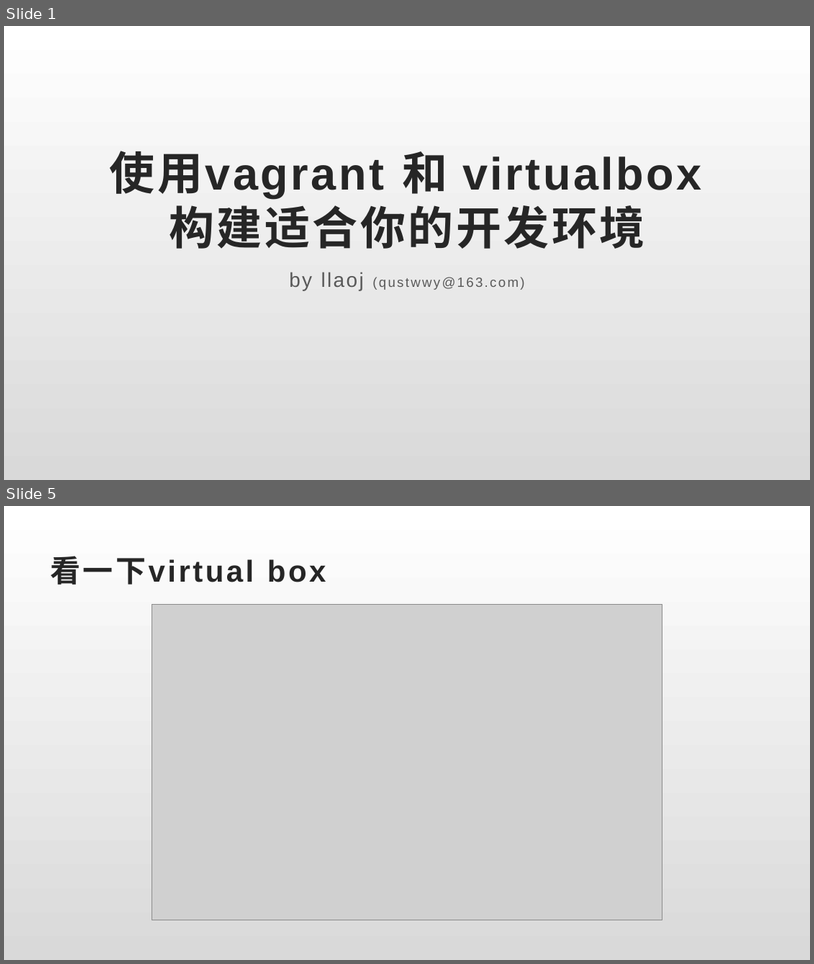
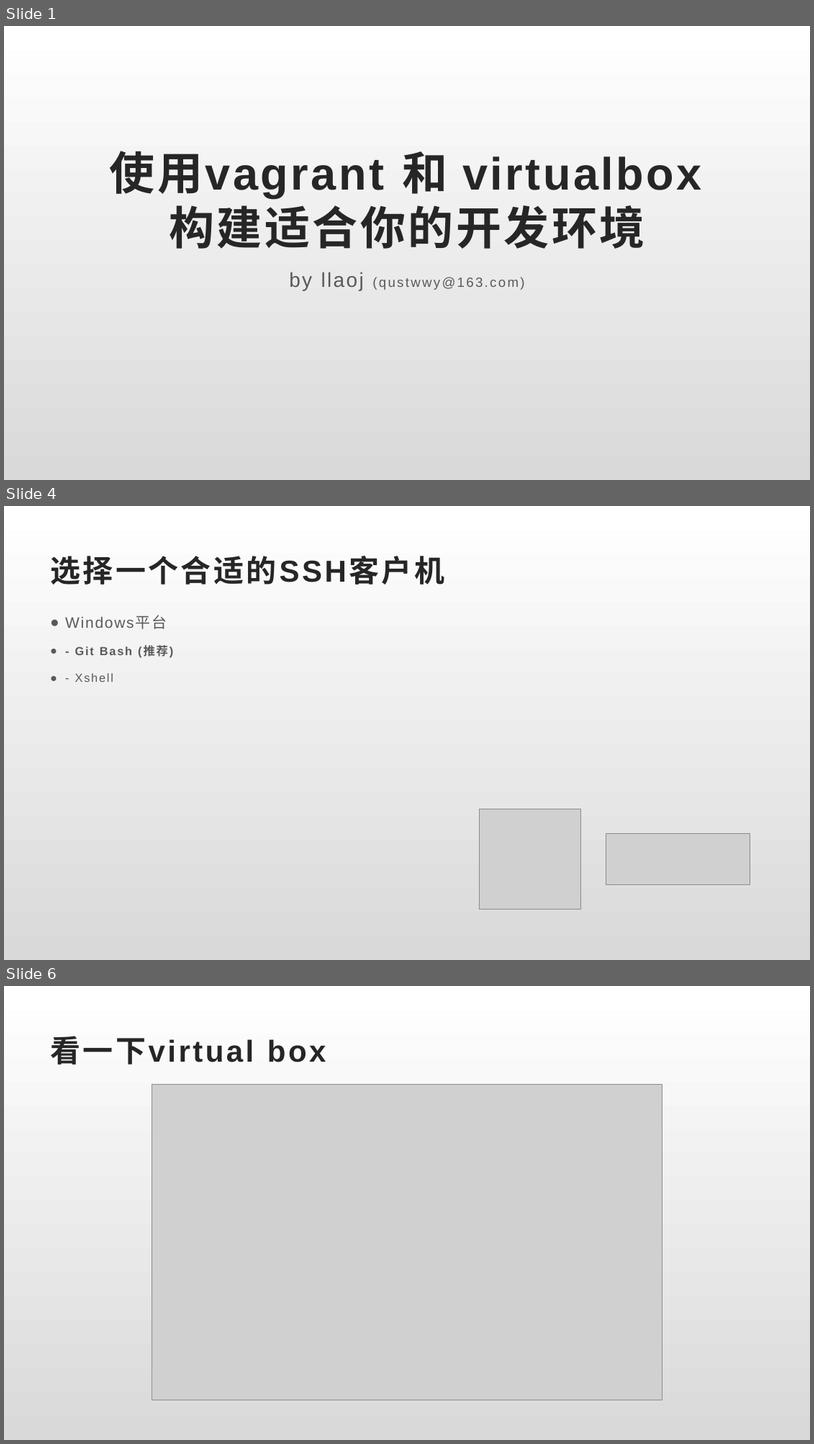
Before and after one commit to llaoj/my-share, a slide deck: vagrant-for-dev/index.pptx. Shown one above the other, each under a label of ours: slides 1 and 5 before the commit, slides 1, 4 and 6 after it; the slides between them are not shown. The pictures are 814x964 and 814x1444 pixels, drawn with LibreOffice and Linux fonts; fonts in the diff are those of the drawing; grey boxes stand for pictures. Boxes give left, top, right and bottom in pixels: in the first picture for what was removed or moved away, otherwise in the second. Text is boxed around its words. In the diff, an @@ line names an element or a change of style, - is before the commit and + after.

```diff
--- a/vagrant-for-dev/index.pptx
+++ b/vagrant-for-dev/index.pptx
@@ slide 4 added at (x1=4, y1=506, x2=810, y2=960), background #FFFFFF @@
@@ title added at (x1=50, y1=556, x2=445, y2=584), 36 pt, text #262626, bold @@
+选择一个合适的SSH客户机
@@ text added at (x1=65, y1=616, x2=168, y2=682), 14 pt, text #595959 @@
+● Windows平台
+● - Git Bash (推荐)
+● - Xshell
@@ picture added at (x1=479, y1=809, x2=581, y2=909) @@
@@ picture added at (x1=607, y1=834, x2=751, y2=884) @@
@@ what was slide 5 is now slide 6 @@
```
Also in this commit, not shown: 3 slides changed, 13 other files.
